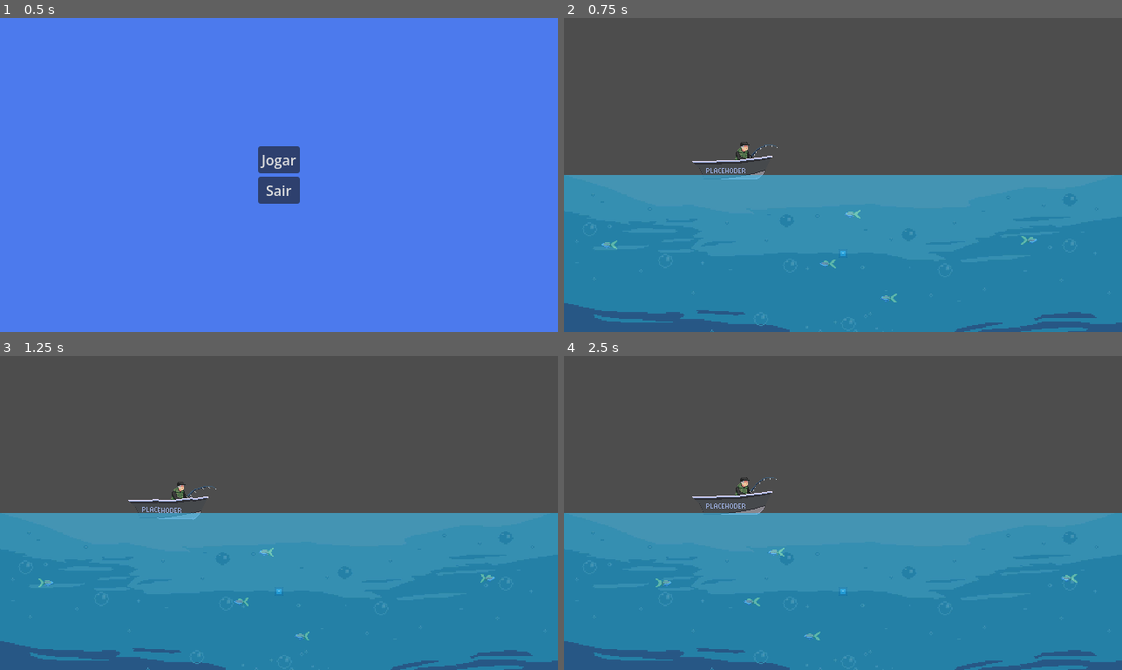
Above: before the commit, frames 1-4 (two rows, left to right).
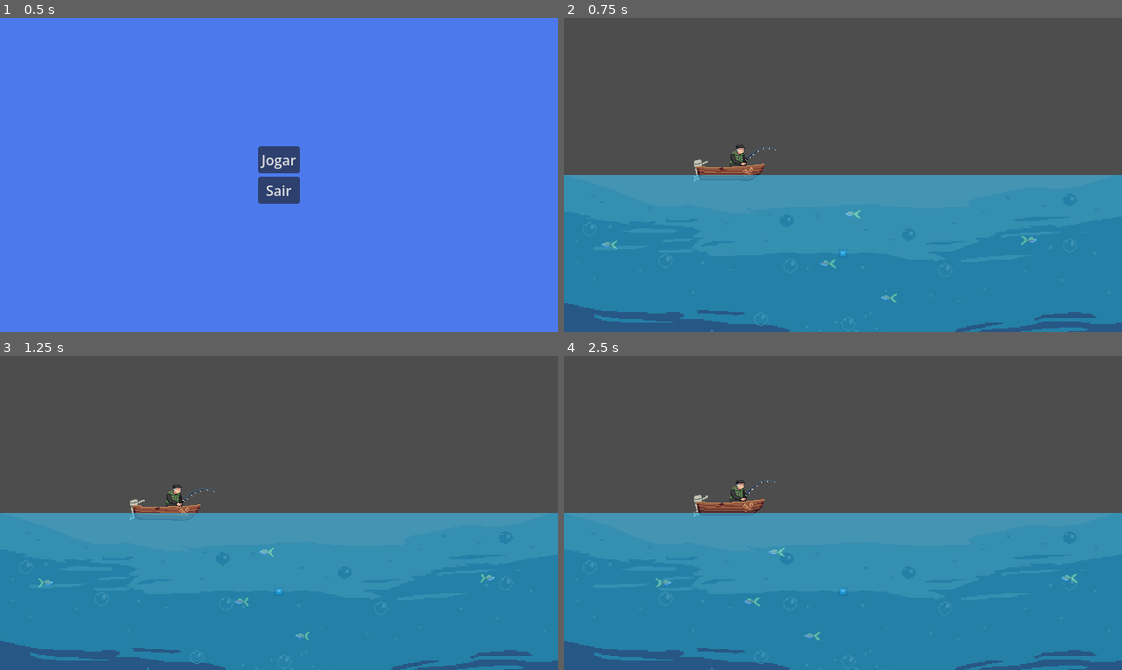
Above: after the commit, the same moments.

Repository: Bad-Onion/gyotaku
Game: Godot game, scene res://main.tscn
Same seed, same stepped clock (60 frames per second), same inputs: the game is played once before the commit and once after it. The engine's default icon, where the game draws it, is replaced by a stand-in: a white triangle on a blue panel in a dark square.
Inputs (mouse positions are in pixels of both pictures, inside the frame that each line leads up to):
- Up to frame 1 (0.5 s): no input
- Up to frame 2 (0.75 s): click "Jogar" at 0.5 s
- Up to frame 3 (1.25 s): no input
- Up to frame 4 (2.5 s): move the mouse to (965, 497) at 1.27 s; click (965, 497) at 1.42 s; drag from (731, 528) to (843, 591) at 2.02 s

Frame 1 is identical in both runs. In frame 2, 0.7% of the frame differs, in the area x 22-39%, y 39-53%; in frame 3, 0.7%; in frame 4, 0.8%, in the area x 22-39%, y 38-52%.

Commit message:
add boat animation and fishing line

Diff:
--- a/gyotaku/scenes/interactables/boat/boat_floating.gd
+++ b/gyotaku/scenes/interactables/boat/boat_floating.gd
@@ -1,5 +1,5 @@
 class_name BoatFloating
-extends Sprite2D
+extends AnimatedSprite2D
 
 
 @export var vertical_float_speed: float = 2.0
--- a/gyotaku/scenes/interactables/fishing_cursor_ui/fishing_cursor_ui.gd
+++ b/gyotaku/scenes/interactables/fishing_cursor_ui/fishing_cursor_ui.gd
@@ -9,6 +9,8 @@
 @export_group("Nodes")
 @onready var rod_sprite: Sprite2D = %RodSprite
 @onready var arrow_sprite: Sprite2D = %ArrowSprite
+@onready var fishing_line: Line2D = %FishingLine
+@onready var tip_marker: Marker2D = %RodSprite/TipMarker
 
 @export_group("Colors & Thresholds")
 @export var color_low: Color = Color.YELLOW
@@ -23,15 +25,24 @@
 func _ready() -> void:
 	hide()
 
+	if fishing_line:
+		fishing_line.top_level = true
+
 
 func activate() -> void:
 	Input.set_mouse_mode(Input.MOUSE_MODE_HIDDEN)
 	show()
 
+	if fishing_line:
+		fishing_line.show()
+
 
 func deactivate() -> void:
 	Input.set_mouse_mode(Input.MOUSE_MODE_VISIBLE)
 	hide()
+
+	if fishing_line:
+		fishing_line.hide()
 
 
 func _process(delta: float) -> void:
@@ -42,6 +53,7 @@
 
 	_update_arrow()
 	_update_rod(delta)
+	_update_string_physics()
 
 
 func _update_arrow() -> void:
@@ -68,11 +80,52 @@
 	var drag_length := input_system.get_drag_vector().length()
 	var pull_intensity := clampf(drag_length / max_expected_drag, 0.0, 1.0)
 
-	# Optional: If you use an AnimatedSprite2D, you could change frames here:
+	# When using a sprite sheet for the rod, change the frame based on pull_intensity
 	# rod_sprite.frame = int(pull_intensity * max_frames)
 
-	# For now, we simulate rod bending by dynamically rotating/scaling it
+	# For now, simulate rod bending by dynamically rotating/scaling it
 	var drag_dir := signf(input_system.get_drag_vector().x)
+
+	if drag_dir == 0:
+		drag_dir = 1.0 # Default to right if no direction, to avoid NaN
+
 	var target_rotation := pull_intensity * (PI / 4.0) * drag_dir # Bends up to 45 degrees
 
 	rod_sprite.rotation = lerp_angle(rod_sprite.rotation, target_rotation, 15.0 * delta)
+
+
+func _update_string_physics() -> void:
+	# Se não houver peixe ou marcador, não desenha
+	if not mechanic_system.fish or not tip_marker:
+		fishing_line.clear_points()
+		return
+
+	var start_pos = tip_marker.global_position
+	var end_pos = mechanic_system.fish.global_position
+
+	# Calcular a tensão normalizada (0.0 a 1.0)
+	# Tensão 0 = linha frouxa (muita curva)
+	# Tensão 100 = linha esticada (reta)
+	var tension_ratio = clampf(mechanic_system.current_tension / 100.0, 0.0, 1.0)
+
+	# Criar curva de Bezier quadrática
+	# O ponto de controle fica no meio, mas cai para baixo dependendo da "falta" de tensão
+	var mid_point = (start_pos + end_pos) / 2.0
+
+	# Quanto menor a tensão, mais a linha "cai" (sag)
+	# Ajuste o valor 150.0 para controlar o quanto a linha cai
+	var sag_amount = lerp(150.0, 0.0, tension_ratio)
+
+	# Adiciona gravidade ao ponto de controle
+	var control_point = mid_point + Vector2(0, sag_amount)
+
+	# Desenhar a curva com segmentos suaves
+	fishing_line.clear_points()
+	var segments = 20
+	for i in range(segments + 1):
+		var t = float(i) / segments
+		# Fórmula de Bezier Quadrática: (1-t)^2 * P0 + 2(1-t)t * P1 + t^2 * P2
+		var q0 = start_pos.lerp(control_point, t)
+		var q1 = control_point.lerp(end_pos, t)
+		var point = q0.lerp(q1, t)
+		fishing_line.add_point(point)
--- a/gyotaku/scenes/interactables/fishing_cursor_ui/fishing_cursor_ui.tscn
+++ b/gyotaku/scenes/interactables/fishing_cursor_ui/fishing_cursor_ui.tscn
@@ -5,11 +5,16 @@
 [ext_resource type="Script" uid="uid://df0awv8y88e4b" path="res://scenes/interactables/fishing_cursor_ui/fishing_cursor_ui.gd" id="3_2duka"]
 
 [node name="FishingCursorUI" type="Node2D" unique_id=782493889]
+z_index = 5
 
 [node name="RodSprite" type="Sprite2D" parent="." unique_id=2066038344]
 unique_name_in_owner = true
 scale = Vector2(0.013010205, 0.013010205)
 texture = ExtResource("1_7gxyw")
+
+[node name="TipMarker" type="Marker2D" parent="RodSprite" unique_id=1987311679]
+unique_name_in_owner = true
+position = Vector2(461.17645, -384.3137)
 
 [node name="ArrowSprite" type="Sprite2D" parent="." unique_id=2137930341]
 unique_name_in_owner = true
@@ -18,3 +23,9 @@
 scale = Vector2(0.007812512, 0.007812512)
 texture = ExtResource("2_xla6n")
 script = ExtResource("3_2duka")
+
+[node name="FishingLine" type="Line2D" parent="." unique_id=216516106]
+unique_name_in_owner = true
+width = 2.0
+begin_cap_mode = 2
+end_cap_mode = 2
--- a/gyotaku/scenes/levels/level_1/level_1.tscn
+++ b/gyotaku/scenes/levels/level_1/level_1.tscn
@@ -3,8 +3,8 @@
 [ext_resource type="PackedScene" uid="uid://mp300i7css66" path="res://scenes/mechanics/fishing_bait_mechanic/fishing_hook.tscn" id="1_7uxs1"]
 [ext_resource type="Script" uid="uid://c6offhed2uwqi" path="res://scenes/levels/level_1/level_1.gd" id="1_58uyj"]
 [ext_resource type="Script" uid="uid://c8d754vqus2jd" path="res://scenes/mechanics/fishing_mechanic/fishing_mechanic_system.gd" id="2_3lh42"]
-[ext_resource type="Texture2D" uid="uid://crid57sx6bisi" path="res://assets/sprites/boat/Barco.png" id="2_58uyj"]
 [ext_resource type="Texture2D" uid="uid://djljh5k7mj4fa" path="res://assets/backgrounds/shiva-arkaplann.jpg" id="2_napug"]
+[ext_resource type="Texture2D" uid="uid://bol4gj83bfk5p" path="res://assets/sprites/boat/Barco-Sheet.png" id="3_napug"]
 [ext_resource type="Script" uid="uid://ci7g83sbukdl2" path="res://scenes/mechanics/fishing_mechanic/player_fishing_input.gd" id="3_vmhy7"]
 [ext_resource type="Script" uid="uid://d4im07ios3cej" path="res://scenes/mechanics/fishing_mechanic/fish_spawner.gd" id="4_58uyj"]
 [ext_resource type="Script" uid="uid://byhdwncbhrg0u" path="res://scenes/interactables/boat/boat_floating.gd" id="4_w3g2g"]
@@ -12,6 +12,63 @@
 [ext_resource type="PackedScene" uid="uid://cgb7ob0db0t1f" path="res://scenes/entities/fishes/fish.tscn" id="5_ojo11"]
 [ext_resource type="PackedScene" uid="uid://up571wp5o825" path="res://scenes/interactables/fishing_cursor_ui/fishing_cursor_ui.tscn" id="9_31rk5"]
 [ext_resource type="Script" uid="uid://df0awv8y88e4b" path="res://scenes/interactables/fishing_cursor_ui/fishing_cursor_ui.gd" id="10_w3g2g"]
+
+[sub_resource type="AtlasTexture" id="AtlasTexture_wloe5"]
+atlas = ExtResource("3_napug")
+region = Rect2(0, 0, 84, 38)
+
+[sub_resource type="AtlasTexture" id="AtlasTexture_8spg0"]
+atlas = ExtResource("3_napug")
+region = Rect2(0, 38, 84, 38)
+
+[sub_resource type="AtlasTexture" id="AtlasTexture_5d3u7"]
+atlas = ExtResource("3_napug")
+region = Rect2(84, 38, 84, 38)
+
+[sub_resource type="AtlasTexture" id="AtlasTexture_41r28"]
+atlas = ExtResource("3_napug")
+region = Rect2(168, 38, 84, 38)
+
+[sub_resource type="AtlasTexture" id="AtlasTexture_1iula"]
+atlas = ExtResource("3_napug")
+region = Rect2(0, 76, 84, 38)
+
+[sub_resource type="AtlasTexture" id="AtlasTexture_v0dvh"]
+atlas = ExtResource("3_napug")
+region = Rect2(84, 76, 84, 38)
+
+[sub_resource type="AtlasTexture" id="AtlasTexture_1fq2y"]
+atlas = ExtResource("3_napug")
+region = Rect2(168, 76, 84, 38)
+
+[sub_resource type="SpriteFrames" id="SpriteFrames_q7p11"]
+animations = [{
+"frames": [{
+"duration": 1.0,
+"texture": SubResource("AtlasTexture_wloe5")
+}, {
+"duration": 1.0,
+"texture": SubResource("AtlasTexture_8spg0")
+}, {
+"duration": 1.0,
+"texture": SubResource("AtlasTexture_5d3u7")
+}, {
+"duration": 1.0,
+"texture": SubResource("AtlasTexture_41r28")
+}, {
+"duration": 1.0,
+"texture": SubResource("AtlasTexture_1iula")
+}, {
+"duration": 1.0,
+"texture": SubResource("AtlasTexture_v0dvh")
+}, {
+"duration": 1.0,
+"texture": SubResource("AtlasTexture_1fq2y")
+}],
+"loop": true,
+"name": &"default",
+"speed": 5.0
+}]
 
 [sub_resource type="AtlasTexture" id="AtlasTexture_napug"]
 atlas = ExtResource("5_napug")
@@ -77,10 +134,13 @@
 
 [node name="Boat" type="Node" parent="." unique_id=439834229]
 
-[node name="Boat" type="Sprite2D" parent="Boat" unique_id=1870913298]
+[node name="Boat" type="AnimatedSprite2D" parent="Boat" unique_id=1587030661]
 z_index = 2
-position = Vector2(193, 169.83653)
-texture = ExtResource("2_58uyj")
+position = Vector2(186.89476, 174.5)
+scale = Vector2(1.0789473, 1.0789474)
+sprite_frames = SubResource("SpriteFrames_q7p11")
+autoplay = "default"
+frame_progress = 0.5117396
 script = ExtResource("4_w3g2g")
 
 [node name="Player" type="AnimatedSprite2D" parent="Boat/Boat" unique_id=2146925344]
Binary file added: gyotaku/assets/sprites/boat/Barco-Sheet.png
Not shown, added: gyotaku/assets/sprites/boat/Barco-Sheet.png.import
